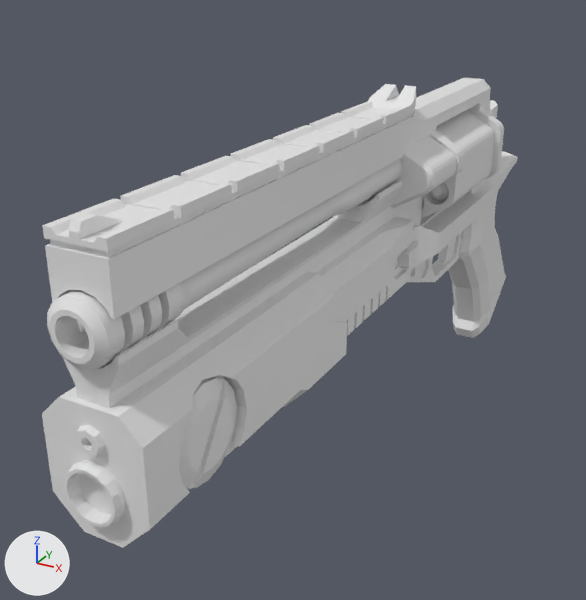
A saved change to the Blender file Assets/Models/pistol.blend.
Before and after are seen from a 50 mm camera at (4.56, -15.73, 3.47) aimed at (-1.2, -5.25, -1.78). The lights are fixed; the arrows at lower left show +X, +Y and +Z.

Names of what the first picture shows: 'barrel', 'cylinder', 'frame', 'grip', 'hammer', 'lower button', 'trigger', 'underbarrel'.
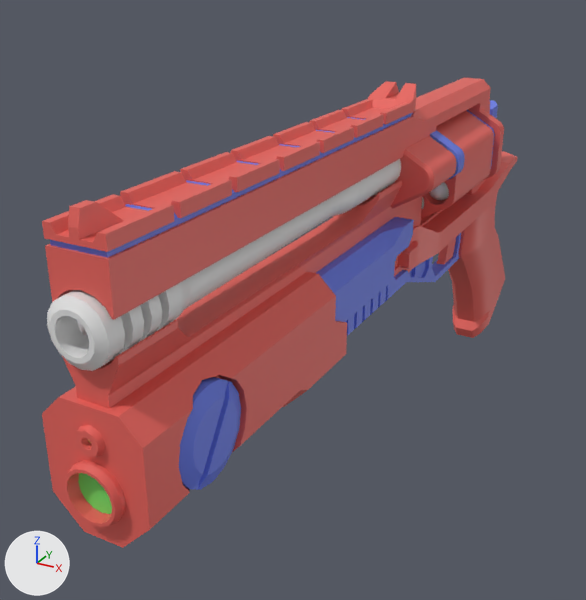
What changed in the scene script:
```text
Change mat_material:
    mat_material.base_color: (0.8, 0.8, 0.8) -> (0.8, 0.125, 0.106)  # white #e7e7e7 -> red #e7635c
Change mat_material_2:
    mat_material_2.base_color: (0.8, 0.8, 0.8) -> (0.134, 0.195, 0.8)  # white #e7e7e7 -> blue #667ae7
Add mat_material_3:
    mat_material_3 = principled_material('Material 3')
    mat_material_3.base_color = (0.185, 0.8, 0.142)  # green #77e769
Add mat_material_4:
    mat_material_4 = principled_material('Material 4')
    mat_material_4.base_color = (0.8, 0.787, 0.135)  # yellow #e7e567
Change me_cube_001:
    used by ob_frame; location = (0.0, 0.0, 0.0)
    remove me_cube_001.from_pydata(...)  # 353 vertices, 240 faces; spans x 0.0..0.83, y -11.11..0.67, z -0.9..1.53
    add me_cube_001.from_pydata(...)  # 349 vertices, 239 faces; spans x 0.0..0.83, y -11.11..0.67, z -0.9..1.57
    me_cube_001 part 1
    4 vertices are removed from x 0.12..0.34, y -3.84..-0.41, z 0.86..0.97
    8 faces are deleted
    39 vertices in x 0.0..0.34, y -11.11..-3.92, z 1.31..1.53 move by (0.0, 0.0, 0.04)
    4 vertices in x 0.0..0.05, y -11.07..-10.88, z 1.42 move by (0.0, 0.0, 0.11)
    7 new faces join them, mat_material (red #e7635c)
    me_cube_001 part 2: 232 kept faces spanning x 0.0..0.83, y -11.11..0.67, z -0.9..1.57 are now shaded smooth
    add me_cube_001.materials.append(mat_material_3)  # green #77e769
Change me_plane:
    used by ob_underbarrel; location = (0.0, -11.11, -0.9)
    remove me_plane.from_pydata(...)  # 363 vertices, 287 faces; spans x 0.0..0.59, y -0.18..6.59, z -0.94..0.63
    add me_plane.from_pydata(...)  # 259 vertices, 195 faces, 1 loose edge; spans x 0.0..0.59, y -0.18..6.59, z -0.94..0.63
    me_plane part 3
    105 vertices are removed from x 0.0..0.59, y -0.07..6.59, z -0.84..0.53
    123 faces are deleted
    16 vertices in x 0.42, y 0.4..1.6, z -0.7..0.5 move by (-0.07, 0.0, 0.0)
    1 vertex moves from x 0.45, y 1.43, z -0.53 to x 0.55, y 1.43, z -0.53
    1 vertex is added at (0.42, 1.0, -0.1)
    1 loose edge is added
    6 new faces join them, mat_material_2 (blue #667ae7), smooth
    23 new faces join them, mat_material (red #e7635c), smooth
    2 new faces join them, mat_material (red #e7635c)
    me_plane part 4: 164 kept faces spanning x 0.0..0.59, y -0.18..6.59, z -0.94..0.63 are now shaded smooth
    me_plane part 5: 1 face spanning x 0.0..0.25, y -0.05, z -0.54..-0.03 switches from mat_material (white #e7e7e7) to mat_material_3 (green #77e769)
    add me_plane.materials.append(mat_material_3)  # green #77e769
    add me_plane.materials.append(mat_material_4)  # yellow #e7e567
Add me_plane_002:
    me_plane_002.from_pydata(...)  # 56 vertices, 39 faces; spans x 0.351..0.605, y 0.438..1.569, z -0.671..0.461
    me_plane_002.polygons.foreach_set('use_smooth', [True] * 39)
    me_plane_002.materials.append(mat_material_2)  # blue #667ae7
Add ob_underbarrel_knob:
    ob_underbarrel_knob = bpy.data.objects.new('underbarrel knob', me_plane_002)
    ob_underbarrel_knob.location = (0.0, -11.11, -0.9)
    _m = ob_underbarrel_knob.modifiers.new('Mirror', 'MIRROR')
```

Where the change shows, as pixel boxes (x1, y1, x2, y2) in the pictures (586 x 600 px; the box of a moved part takes in the faces that stretch with it):
'frame', recoloured, reshaped
    both: (42, 78, 504, 408)
'underbarrel', recoloured (white to red)
    both: (42, 217, 414, 548)
'grip', recoloured
    both: (394, 151, 518, 338)
'underbarrel knob', added (blue)
    after: (179, 377, 241, 490)
'cylinder', recoloured
    both: (421, 110, 495, 218)
'lower button', recoloured
    both: (398, 241, 418, 269)
'trigger', recoloured
    both: (437, 238, 456, 265)
'hammer', recoloured
    both: (467, 101, 498, 118)
part 1 of me_cube_001, moved or reshaped
    before: (42, 84, 481, 252)
    after: (42, 81, 481, 252)
part 2 of me_cube_001, shading changed
    both: (45, 78, 504, 408)
part 3 of me_plane, cut back
    both: (42, 217, 414, 529)
part 4 of me_plane, shading changed
    both: (42, 226, 407, 548)
part 5 of me_plane, recoloured (white to green)
    both: (78, 473, 112, 514)
